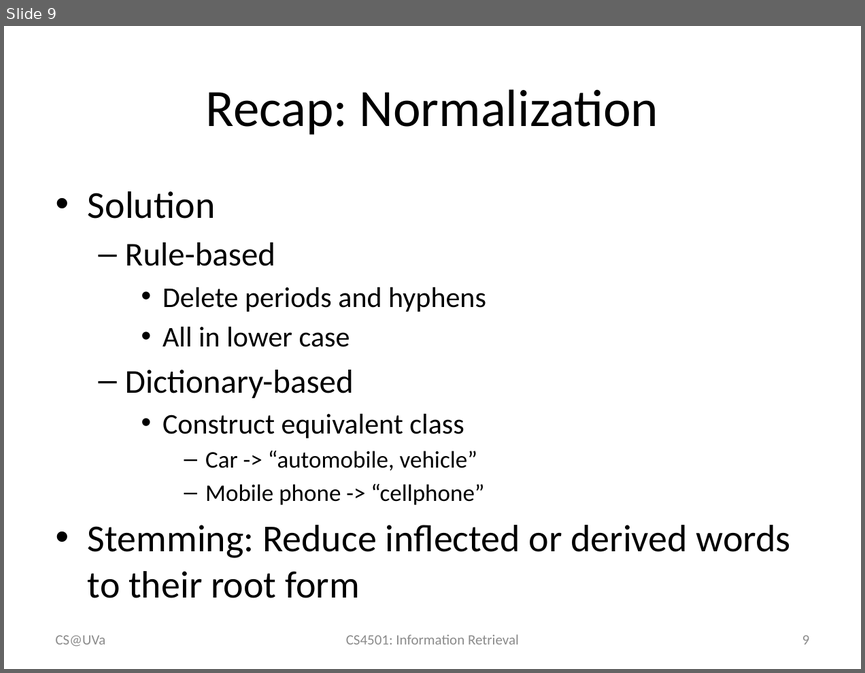
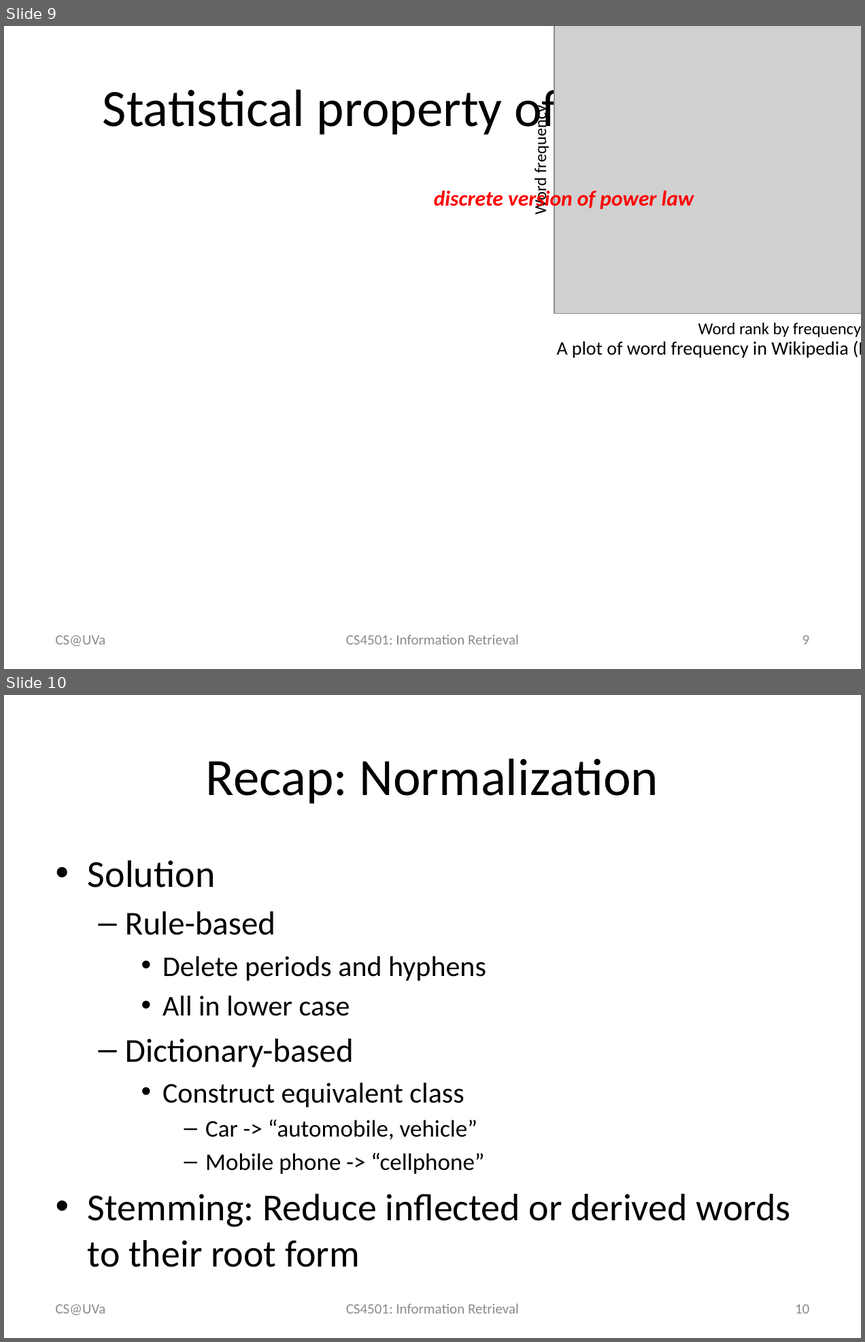
Before and after one commit to wang296/IR2015, a slide deck: docs/Inverted Index.pptx. Shown one above the other, each under a label of ours: slide 9 before the commit, slides 9 and 10 after it. The pictures are 865x673 and 865x1342 pixels, drawn with LibreOffice and Linux fonts; fonts in the diff are those of the drawing; grey boxes stand for pictures. Boxes give left, top, right and bottom in pixels: in the first picture for what was removed or moved away, otherwise in the second. Text is boxed around its words. In the diff, an @@ line names an element or a change of style, - is before the commit and + after.

```diff
--- a/docs/Inverted Index.pptx
+++ b/docs/Inverted Index.pptx
@@ slide 9 added at bbox=[4, 26, 861, 669], background #FFFFFF @@
@@ title added at bbox=[103, 82, 558, 138], 44 pt, text #000000 @@
+Statistical property of language
@@ text added at bbox=[434, 188, 694, 211], 18 pt, text #FF0000, bold, italic @@
+discrete version of power law
@@ group added at bbox=[530, 26, 861, 358]: 3 texts, 1 picture @@
+A plot of word frequency in Wikipedia (Nov 27, 2006)
+Word frequency
+Word rank by frequency
@@ text added at bbox=[56, 635, 106, 646], 12 pt, text #8C8C8C @@
+CS@UVa
@@ text added at bbox=[346, 634, 519, 644], 12 pt, text #8C8C8C @@
+CS4501: Information Retrieval
@@ page number added at bbox=[802, 635, 810, 644], 12 pt, text #8C8C8C @@
+9
@@ what was slide 9 is now slide 10 @@
@@ page number at bbox=[795, 1304, 809, 1313]: text changed @@
-9
+10
```
Also in this commit, not shown: 3 slides changed, 5 other files.
